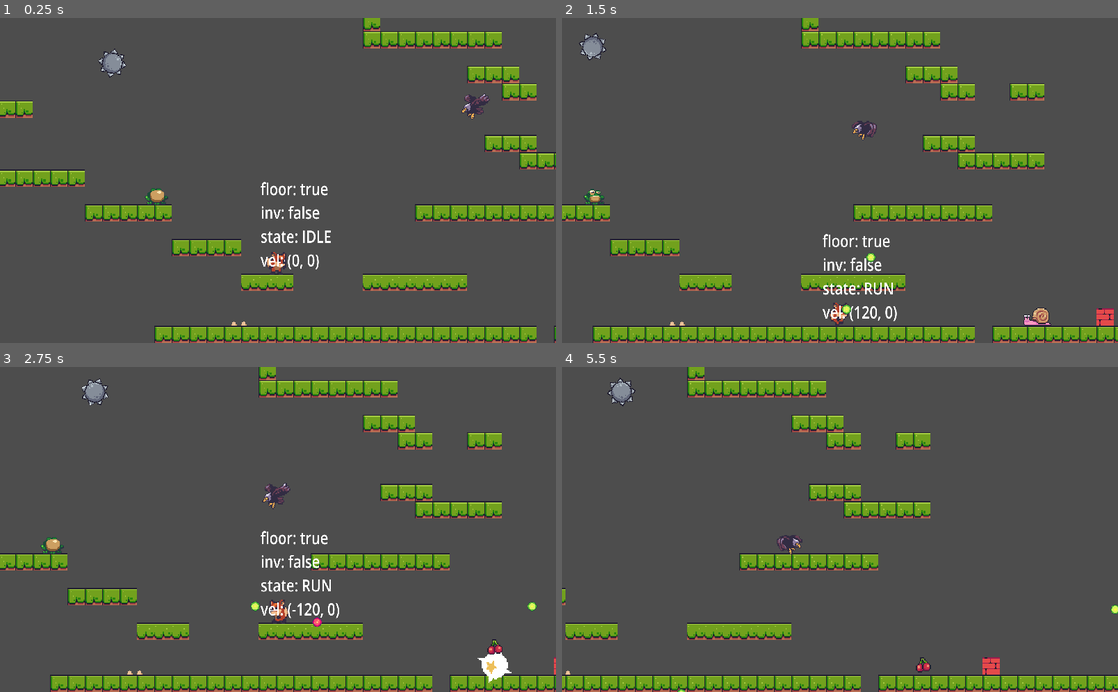
Above: before the commit, frames 1-4 (two rows, left to right).
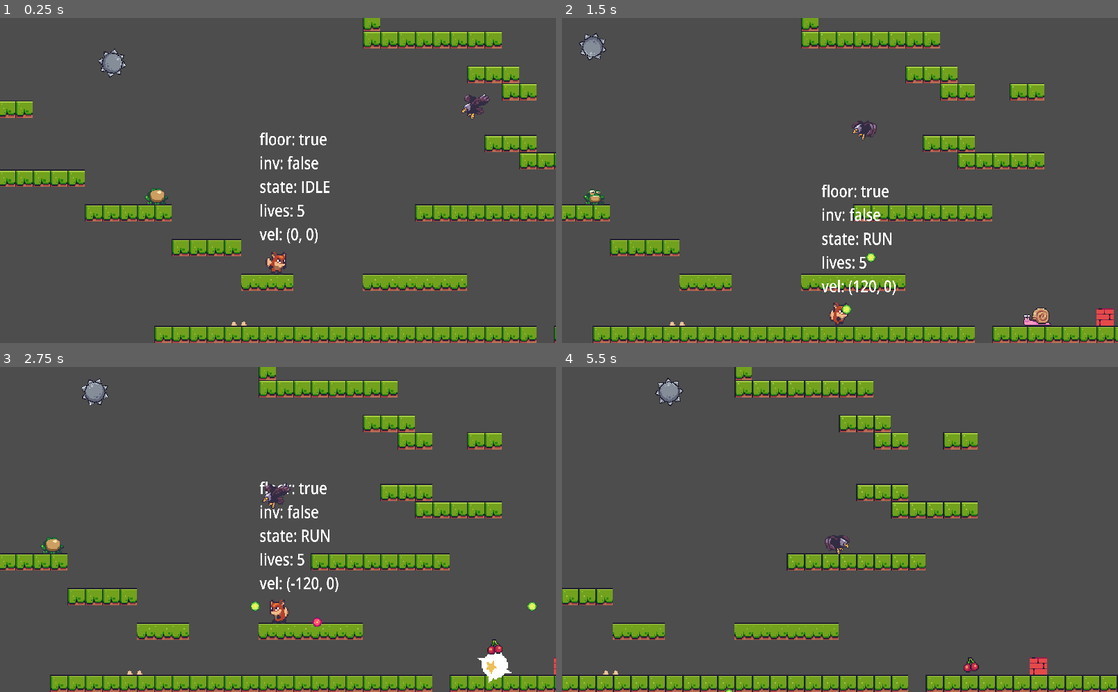
Above: after the commit, the same moments.

Repository: niamh-d/godot-foxy-2d-platformer
Game: Godot game, scene res://scenes/level_base/level_base.tscn
Same seed, same stepped clock (60 frames per second), same inputs: the game is played once before the commit and once after it.
Inputs:
- Up to frame 1 (0.25 s): no input
- Up to frame 2 (1.5 s): hold Right (right) from 0.53 s (still down); tap E (shoot) at 0.6, 1.35 s; tap Space (jump) at 0.77 s
- Up to frame 3 (2.75 s): tap Space (jump) at 1.52 s; release Right (right) at 2.03 s; hold Left (left) from 2.03 s (still down); tap E (shoot) at 2.1 s
- Up to frame 4 (5.5 s): release Left (left) at 2.78 s; hold Right (right) 2.78-4.28 s; tap E (shoot) every 0.75 s from 2.85 to 5.1 s; tap Space (jump) at 3.02, 3.77, 4.52 s; hold Left (left) 4.28-5.03 s; hold Right (right) from 5.03 s (still down)

The runs differ from the first frame. In frame 1, 1.2% of the frame differs, in the area x 46-60%, y 35-78%; in frame 2, 1.2%; in frame 3, 1.2%; in frame 4, 13%, in the area x 0-100%, y 0-100%.

Commit message:
player lives

Diff:
--- a/scenes/player/player.gd
+++ b/scenes/player/player.gd
@@ -4,6 +4,7 @@
 
 enum PlayerState {IDLE, RUN, JUMP, FALL, HURT}
 
+const FALLEN_OFF: float = 200.0
 const GRAVITY: float = 690.0
 const RUN_SPEED: float = 120.0
 const MAX_FALL: float = 400.0
@@ -21,11 +22,14 @@
 
 var _state: PlayerState = PlayerState.IDLE
 var _is_invincible: bool = false
+var _lives: int = 5
 
 func _ready() -> void:
 	pass # Replace with function body.
 
 func _physics_process(delta: float) -> void:
+
+	fallen_off()
 
 	if !is_on_floor():
 		velocity.y += GRAVITY * delta
@@ -38,10 +42,16 @@
 	if Input.is_action_just_pressed("shoot"):
 		shoot()
 
+func fallen_off() -> void:
+	if global_position.y < FALLEN_OFF:
+		return
+	reduce_lives(_lives)
+
 func update_debug_label() -> void:
-	debug_label.text = "floor: %s\ninv: %s\nstate: %s\nvel: (%.0f, %.0f)" % [
+	debug_label.text = "floor: %s\ninv: %s\nstate: %s\nlives: %d\nvel: (%.0f, %.0f)" % [
 		is_on_floor(), _is_invincible,
 		PlayerState.keys()[_state],
+		_lives,
 		velocity.x, velocity.y
 	]
 
@@ -101,6 +111,22 @@
 		else:
 			set_state(PlayerState.JUMP)
 
+func is_player_dead() -> bool:
+	return _lives <= 0
+
+func calc_remaining_hearts(damage: int) -> int:
+	var hearts_remaining = _lives - damage
+	return hearts_remaining if hearts_remaining > 0 else 0
+
+func reduce_lives(damage: int) -> bool:
+	_lives = calc_remaining_hearts(damage)
+	SignalManager.on_player_hit.emit(_lives)
+	if is_player_dead():
+		SignalManager.on_game_over.emit()
+		set_physics_process(false)
+		print("player dies")
+	return is_player_dead()
+
 func go_invincible() -> void:
 	_is_invincible = true
 	invincible_player.play("invincible")
@@ -113,6 +139,8 @@
 
 func apply_hit() -> void:
 	if _is_invincible:
+		return
+	if reduce_lives(1):
 		return
 	go_invincible()
 	set_state(PlayerState.HURT)
--- a/scenes/player/player.tscn
+++ b/scenes/player/player.tscn
@@ -184,13 +184,15 @@
 [node name="PlayerCam" parent="." instance=ExtResource("3_0x6kj")]
 
 [node name="DebugLabel" type="Label" parent="."]
-offset_left = -16.0
-offset_top = -74.0
-offset_right = 339.0
-offset_bottom = 196.0
+offset_left = -17.0
+offset_top = -120.0
+offset_right = 223.0
+offset_bottom = 332.0
 scale = Vector2(0.199999, 0.240002)
 theme_override_font_sizes/font_size = 64
 text = "dsdsd
+dsdsd
+dsdsd
 dsdsd
 dsdsd"
 
--- a/singletons/signal_manager.gd
+++ b/singletons/signal_manager.gd
@@ -10,3 +10,7 @@
 )
 
 signal on_pickup_hit(points: int)
+
+signal on_game_over
+
+signal on_player_hit(lives: int)
